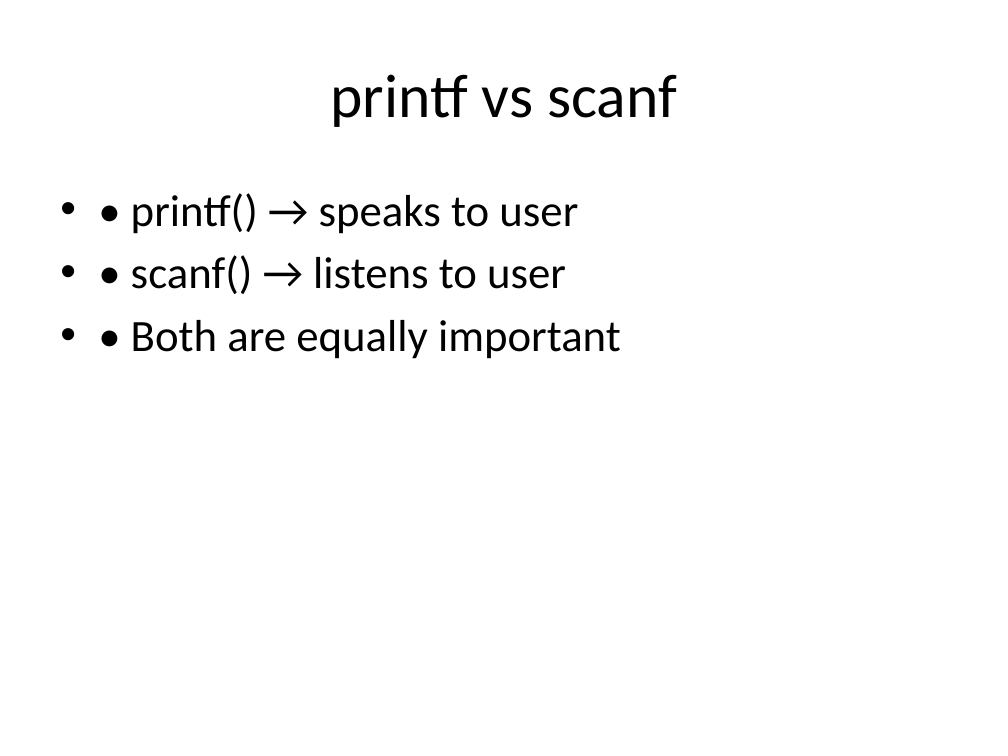
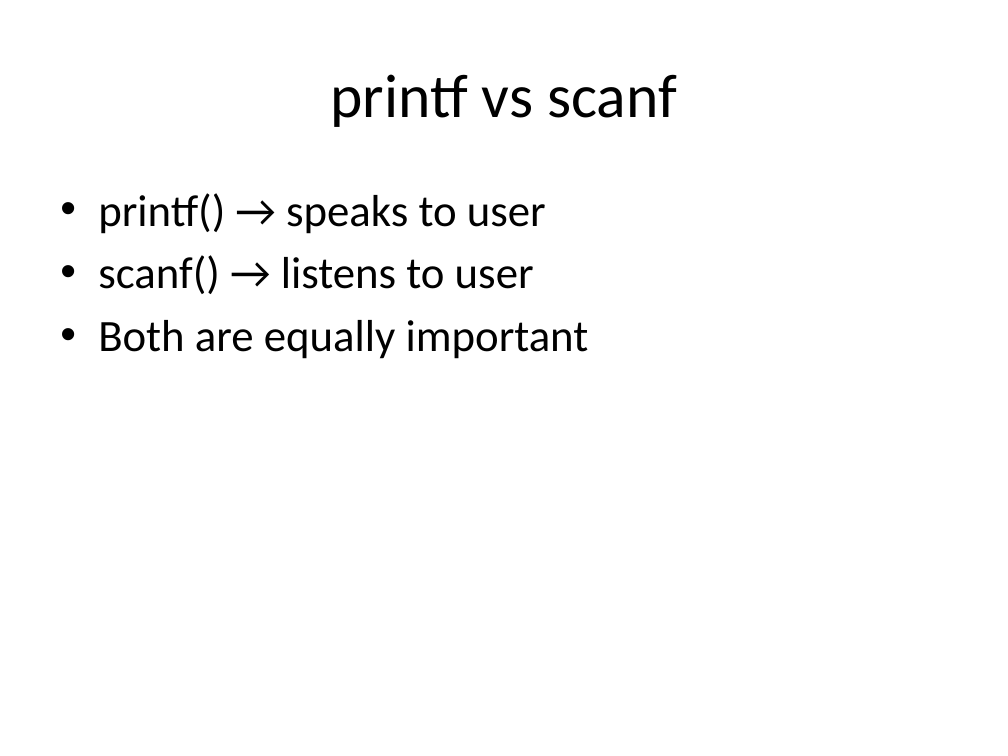
Before and after one commit to nagendra571/C, a slide deck: slide 4 of C Class/docs/Level_1__Lesson_7_scanf_Input.pptx. Drawn at 1008x756 pixels with LibreOffice and Linux fonts; fonts in the diff are those of the drawing. Boxes give left, top, right and bottom in pixels: in the first picture for what was removed or moved away, otherwise in the second. Text is boxed around its words. In the diff, an @@ line names an element or a change of style, - is before the commit and + after.

Commit message:
scanf

```diff
--- a/C Class/docs/Level_1__Lesson_7_scanf_Input.pptx
+++ b/C Class/docs/Level_1__Lesson_7_scanf_Input.pptx
@@ text at bbox=[98, 193, 589, 359]: text changed @@
-• • printf() → speaks to user
-• • scanf() → listens to user
-• • Both are equally important
+• printf() → speaks to user
+• scanf() → listens to user
+• Both are equally important
```
Also in this commit, not shown: 7 other slides changed, 3 other files.
